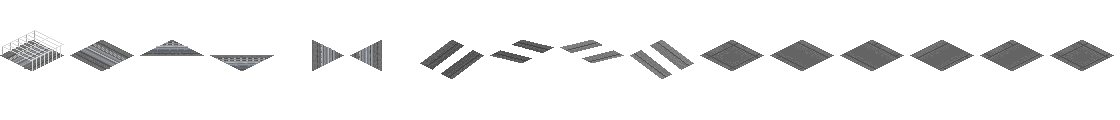
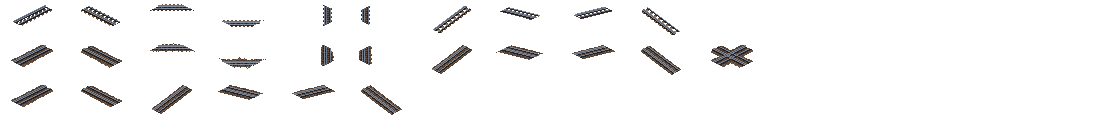
Layered file, before and after one edit (1120x120). Changes by layer:
hid "Guideway roofing" over left=2, top=30, right=64, bottom=71
hid "Guideway" over left=8, top=42, right=373, bottom=69
showed "Dual 2", painted on it over left=11, top=4, right=753, bottom=115
hid "Urban Underlay" over left=0, top=40, right=1114, bottom=79
hid "Grid" over left=0, top=4, right=1114, bottom=115
